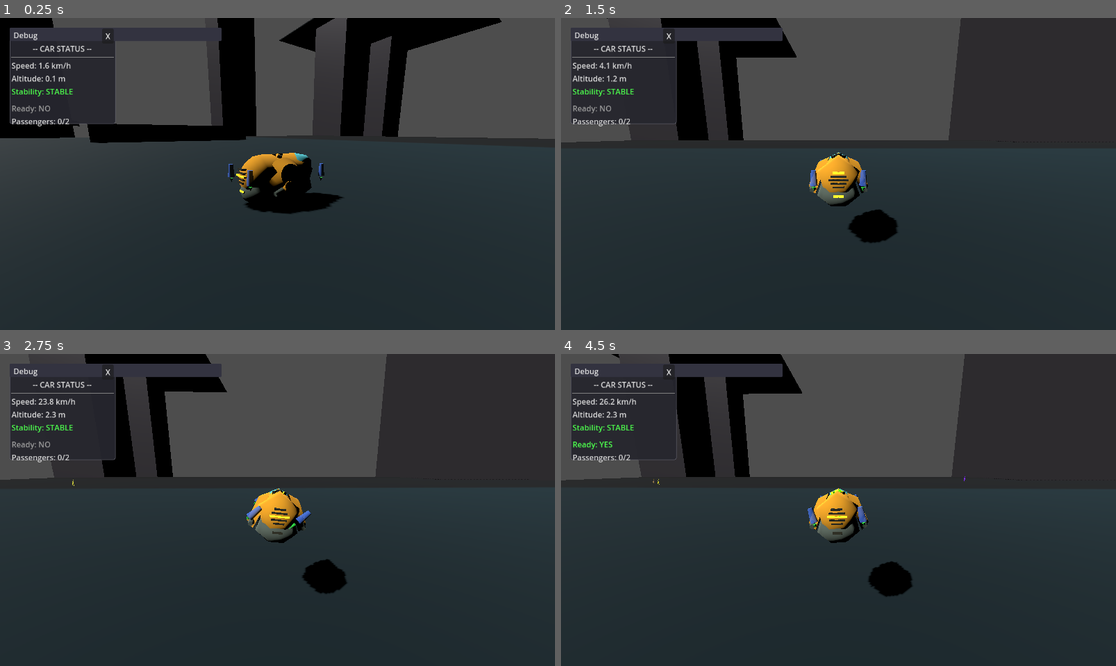
Above: before the commit, frames 1-4 (two rows, left to right).
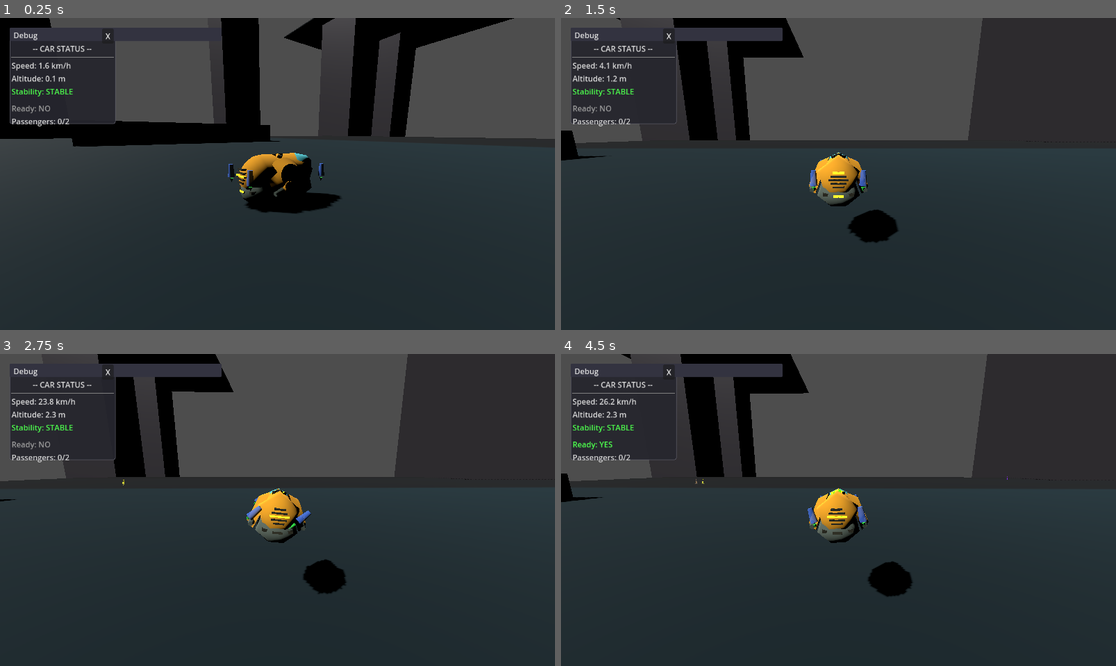
Above: after the commit, the same moments.

Repository: TaxiService/fcar
Game: Godot game, scene res://main.tscn
Two runs of this game, one before a commit and one after it. Both use one fixed random seed, a clock stepped at 60 frames per second and the inputs below. The engine's default icon, where the game draws it, is replaced by a stand-in: a white triangle on a blue panel in a dark square.
Inputs (mouse positions are in pixels of both pictures, inside the frame that each line leads up to):
- Up to frame 1 (0.25 s): no input
- Up to frame 2 (1.5 s): drag from (622, 77) to (894, 105) at 0.52 s; drag from (727, 189) to (810, 236) at 1.27 s
- Up to frame 3 (2.75 s): move the mouse to (333, 441) at 2.02 s; hold D (strafe_right) from 2.03 s (still down); tap V (toggle_auto_hover) at 2.1 s
- Up to frame 4 (4.5 s): release D (strafe_right) at 2.75 s; drag from (810, 572) to (672, 463) at 2.77 s; move the mouse to (1005, 556) at 3.52 s; hold A (strafe_left) 3.53-4.25 s; tap T (toggle_ready_for_fares) at 3.6 s; tap Space (jump) at 3.77 s; drag from (672, 463) to (755, 432) at 4.27 s

The runs differ from the first frame. In frame 1, 3.7% of the frame differs, in the area x 0-97%, y 0-63%; in frame 2, 3.9%; in frame 3, 3.4%; in frame 4, 4.1%, in the area x 0-89%, y 0-78%.

Commit message:
Fix group boarding bugs and add capacity validation
- Find group members by group_id at confirmation time (more robust than pre-filtered marker list)
- Filter _find_group_members to only return people who wants_ride() (prevents ejected passengers rejoining)
- Iterate over duplicate array to prevent mid-iteration clear bug
- Add capacity check before boarding (rejects groups that won't fit)

Co-Authored-By: Claude Opus 4.5 <noreply@anthropic.com>

Diff:
--- a/FCar.gd
+++ b/FCar.gd
@@ -849,12 +849,12 @@
 
 
 func _find_group_members(group_id: int) -> Array[Person]:
-	# Find all persons with the same group_id
+	# Find all persons with the same group_id who currently want a ride
 	var members: Array[Person] = []
 	for person in people_manager.all_people:
 		if not is_instance_valid(person):
 			continue
-		if person.group_id == group_id:
+		if person.group_id == group_id and person.wants_ride():
 			members.append(person)
 	return members
 
@@ -962,12 +962,38 @@
 	elif explicit_boarding_consent:
 		# Ready + explicit mode: check for targeted group
 		var targeted = hailing_markers.get_targeted_group() if hailing_markers else null
-		if targeted:
-			# Confirm the targeted group for boarding
-			confirmed_boarding_group = targeted.members.duplicate()
+		if targeted and targeted.members.size() > 0:
+			# Get a representative member to find the full group
+			var representative = targeted.members[0]
+			if not is_instance_valid(representative):
+				_cancel_ready_state()
+				return
+
+			# Find ALL group members by group_id (more robust than pre-filtered list)
+			var group_members: Array[Person] = []
+			if representative.group_id == -1:
+				# Solo person - just them
+				group_members.append(representative)
+			else:
+				# Group - find all members with this group_id
+				group_members = _find_group_members(representative.group_id)
+
+			# Check capacity - can we fit the whole group?
+			var available_slots = cargo_capacity - passengers.size() - _count_boarding_persons()
+			if group_members.size() > available_slots:
+				print("No room! Group of ", group_members.size(), " won't fit in ", available_slots, " available slots")
+				# Stay in ready state so player can pick a different group
+				return
+
+			# Confirm the group for boarding
+			confirmed_boarding_group = []
+			for p in group_members:
+				confirmed_boarding_group.append(p)
 			print("Confirmed group of ", confirmed_boarding_group.size(), " for boarding")
-			# Start boarding the confirmed group (no need to re-check wants_ride, already verified)
-			for person in confirmed_boarding_group:
+
+			# Start boarding all group members
+			# IMPORTANT: iterate over a duplicate because _complete_boarding may clear the array
+			for person in confirmed_boarding_group.duplicate():
 				if is_instance_valid(person):
 					_start_boarding_person(person)
 			# Stay in ready state until boarding completes
--- a/main.tscn
+++ b/main.tscn
@@ -48,6 +48,12 @@
 [sub_resource type="StandardMaterial3D" id="StandardMaterial3D_7mycd"]
 albedo_color = Color(0.17716414, 0.17716414, 0.12428273, 1)
 
+[sub_resource type="BoxMesh" id="BoxMesh_kek77"]
+size = Vector3(0.66, 0.06, 0.12)
+
+[sub_resource type="StandardMaterial3D" id="StandardMaterial3D_4c57u"]
+albedo_color = Color(1.353256, 0, 0, 1)
+
 [sub_resource type="BoxMesh" id="BoxMesh_272bh"]
 
 [sub_resource type="StandardMaterial3D" id="StandardMaterial3D_5vw27"]
@@ -118,6 +124,7 @@
 target = NodePath("../FCar")
 
 [node name="FCar" type="RigidBody3D" parent="."]
+transform = Transform3D(1, 0, 0, 0, 1, 0, 0, 0, 1, -11.767887, 0, -0.079668045)
 mass = 5000.0
 physics_material_override = SubResource("PhysicsMaterial_elbkq")
 gravity_scale = 2.0
@@ -202,6 +209,11 @@
 mesh = SubResource("BoxMesh_h2yge")
 surface_material_override/0 = SubResource("StandardMaterial3D_7mycd")
 
+[node name="handbrake" type="MeshInstance3D" parent="FCar/statuslights"]
+transform = Transform3D(1, 0, 0, 0, 1, 0, 0, 0, 1, 0, -0.29044384, -0.16976327)
+mesh = SubResource("BoxMesh_kek77")
+surface_material_override/0 = SubResource("StandardMaterial3D_4c57u")
+
 [node name="heightlock" type="Node3D" parent="FCar/statuslights"]
 transform = Transform3D(1.061411, 0, 0, 0, 1.2396407, 0, 0, 0, 1, 0, 0, 0)
 
Not shown: 1 places in main.tscn that only renumber resources
